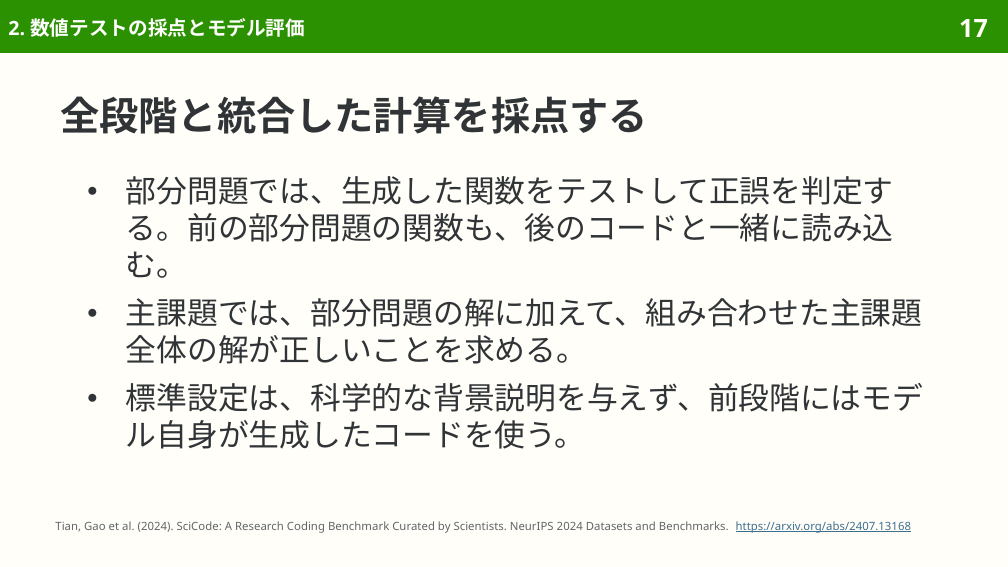
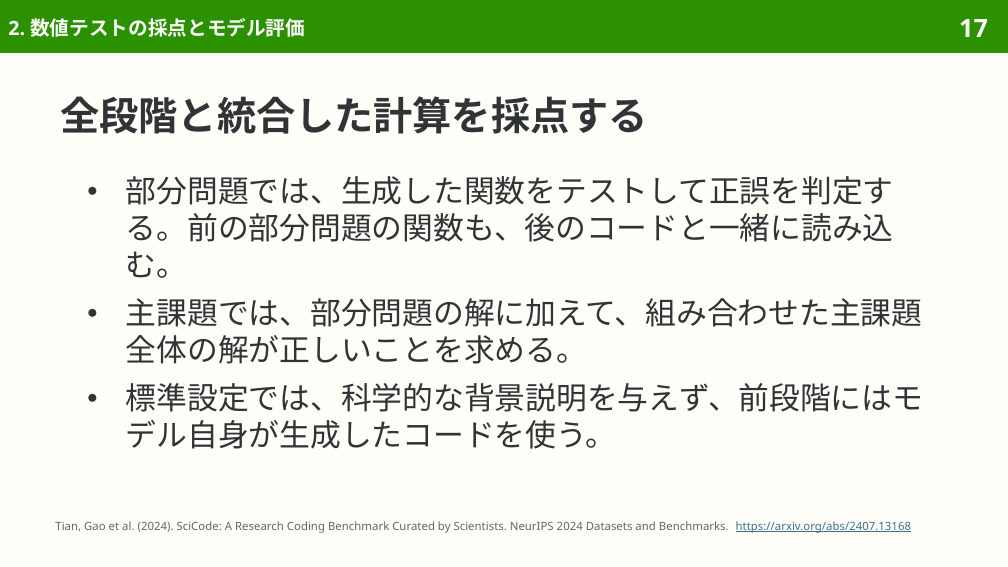
Before and after one commit to sasakiy84/datasets-in-10-minutes, a slide deck: slide 17 of slides/datasets-in-10-minutes-scicode.pptx. Drawn at 1008x567 pixels with LibreOffice and Linux fonts; fonts in the diff are those of the drawing. Boxes give left, top, right and bottom in pixels: in the first picture for what was removed or moved away, otherwise in the second. Text is boxed around its words. In the diff, an @@ line names an element or a change of style, - is before the commit and + after.

```diff
--- a/slides/datasets-in-10-minutes-scicode.pptx
+++ b/slides/datasets-in-10-minutes-scicode.pptx
@@ text at (126,383,923,449): text changed @@
-● 標準設定は、科学的な背景説明を与えず、前段階にはモデル自身が生成したコードを使う。
+● 標準設定では、科学的な背景説明を与えず、前段階にはモデル自身が生成したコードを使う。
```
Also in this commit, not shown: 10 other slides changed, 7 other files.
